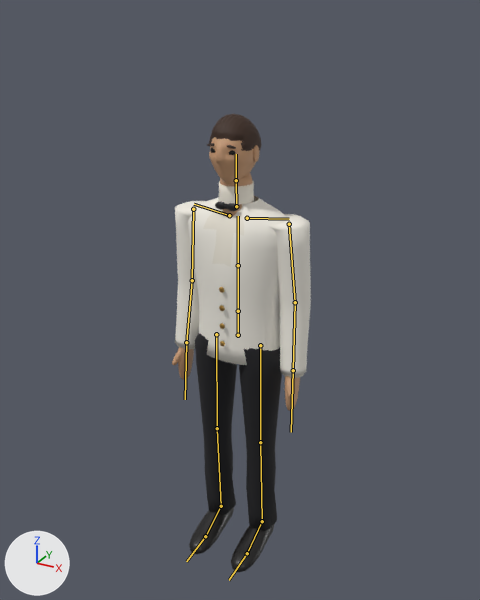
One commit to the glTF model exports/player_waiter.glb: the scene before it, then after it.
Rendered twice from a 50 mm camera at (1.08, -1.96, 2.09) aimed at (0.04, -0.06, 1.13). Arrows for +X, +Y and +Z are at lower left; the lights stay in place. The first picture is the older version. The bones that change, and the others that lie on the model, are drawn over the model as lines.

In view in the first picture: 'Player_waiterBody'.
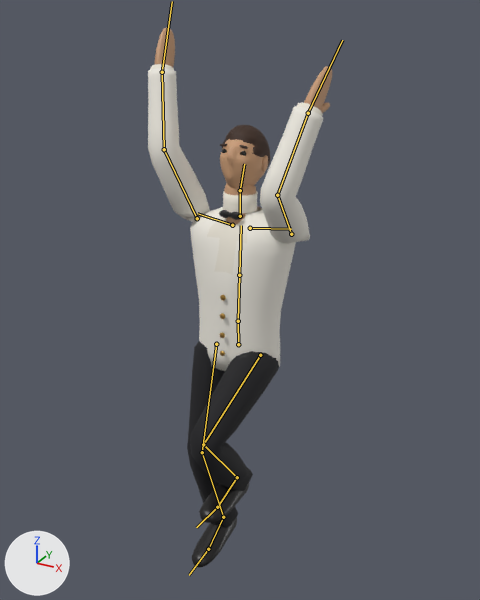
The newer file adds an action. The first version stands in its rest pose; the second is drawn at frame 7 of the action 'Climb'.

Location of each change, (x1, y1, x2, y2) in pixels of the pictures (480 x 600 px):
'Player_waiterBody', posed (32% wider, 18% taller)
    before: (172, 114, 311, 572)
    after: (148, 27, 332, 567)
bone 'Hips', root to tip
    before: (238, 335) to (238, 311)
    after: (238, 344) to (238, 321)
bone 'Spine', root to tip
    before: (238, 311) to (238, 265)
    after: (238, 321) to (239, 275)
bone 'Head', root to tip
    before: (236, 180) to (236, 154)
    after: (240, 190) to (244, 164)
bone 'UpperArm.L', root to tip
    before: (289, 224) to (295, 302)
    after: (291, 234) to (277, 195)
bone 'LowerArm.L', root to tip
    before: (295, 302) to (293, 370)
    after: (277, 195) to (308, 113)
bone 'Hand.L', root to tip
    before: (293, 370) to (291, 432)
    after: (308, 113) to (342, 40)
bone 'UpperArm.R', root to tip
    before: (193, 209) to (192, 280)
    after: (197, 218) to (164, 149)
bone 'LowerArm.R', root to tip
    before: (192, 280) to (186, 342)
    after: (164, 149) to (162, 72)
bone 'Hand.R', root to tip
    before: (186, 342) to (185, 399)
    after: (162, 72) to (172, 1)
bone 'UpperLeg.L', root to tip
    before: (260, 345) to (260, 442)
    after: (260, 355) to (203, 444)
bone 'LowerLeg.L', root to tip
    before: (260, 442) to (262, 521)
    after: (203, 444) to (237, 477)
bone 'Foot.L', root to tip
    before: (262, 521) to (247, 553)
    after: (237, 477) to (217, 507)
bone 'UpperLeg.R', root to tip
    before: (216, 334) to (217, 428)
    after: (216, 344) to (202, 452)
bone 'LowerLeg.R', root to tip
    before: (217, 428) to (221, 506)
    after: (202, 452) to (223, 517)
bone 'Foot.R', root to tip
    before: (221, 506) to (205, 536)
    after: (223, 517) to (208, 549)

What the commit changed:
Bone 'Hips' (bone_hips) moves from (0.0, 0.0, 0.0) to (0.0, -0.04, 0.0).
Bone 'Spine' (bone_spine) turns from (0, 0, 0) to (-3, 0, 0) degrees about its own x, y and z.
Bone 'Head' (bone_head) turns from (0, 0, 0) to (-17, 0, 0) degrees about its own x, y and z.
Bone 'UpperArm.L' (bone_upperarm_l) turns from (0, 0, 0) to (-132, -11, 12) degrees about its own x, y and z.
Bone 'LowerArm.L' (bone_lowerarm_l) turns from (0, 0, 0) to (-63, -5, -2) degrees about its own x, y and z.
Bone 'Hand.L' (bone_hand_l) turns from (0, 0, 0) to (-17, -1, 0) degrees about its own x, y and z.
Bone 'UpperArm.R' (bone_upperarm_r) turns from (0, 0, 0) to (-159, 10, -15) degrees about its own x, y and z.
Bone 'LowerArm.R' (bone_lowerarm_r) turns from (0, 0, 0) to (-29, 2, 1) degrees about its own x, y and z.
Bone 'Hand.R' (bone_hand_r) turns from (0, 0, 0) to (-17, 1, 0) degrees about its own x, y and z.
Bone 'UpperLeg.L' (bone_upperleg_l) turns from (0, 0, 0) to (-70, -1, 3) degrees about its own x, y and z.
Bone 'LowerLeg.L' (bone_lowerleg_l) turns from (0, 0, 0) to (105, 0, 0) degrees about its own x, y and z.
Bone 'Foot.L' (bone_foot_l) turns from (0, 0, 0) to (-47, 0, 0) degrees about its own x, y and z.
Bone 'UpperLeg.R' (bone_upperleg_r) turns from (0, 0, 0) to (-21, 0, -3) degrees about its own x, y and z.
Bone 'LowerLeg.R' (bone_lowerleg_r) turns from (0, 0, 0) to (35, 0, 0) degrees about its own x, y and z.
Bone 'Foot.R' (bone_foot_r) turns from (0, 0, 0) to (-13, 0, 0) degrees about its own x, y and z.
